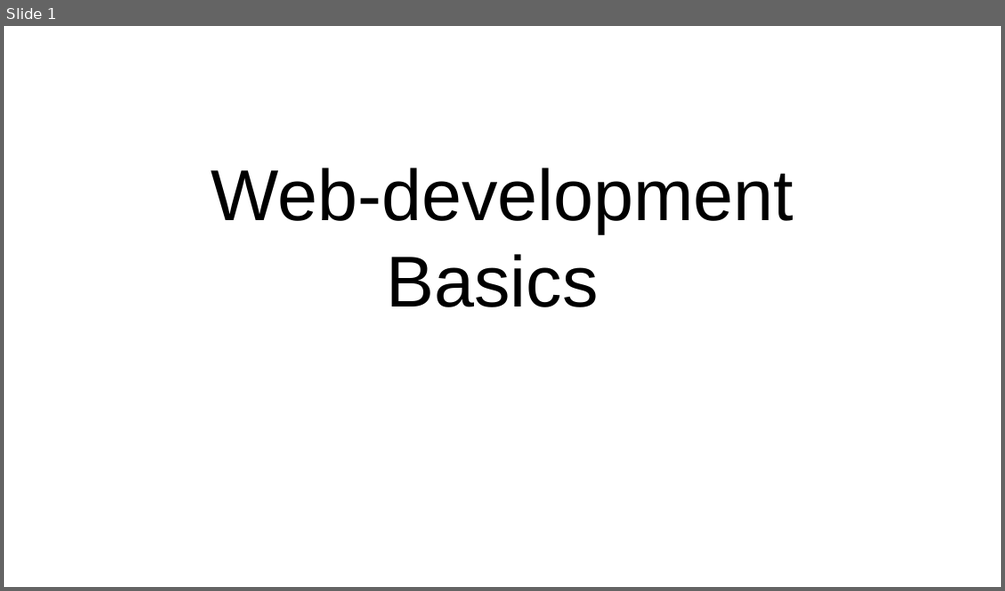
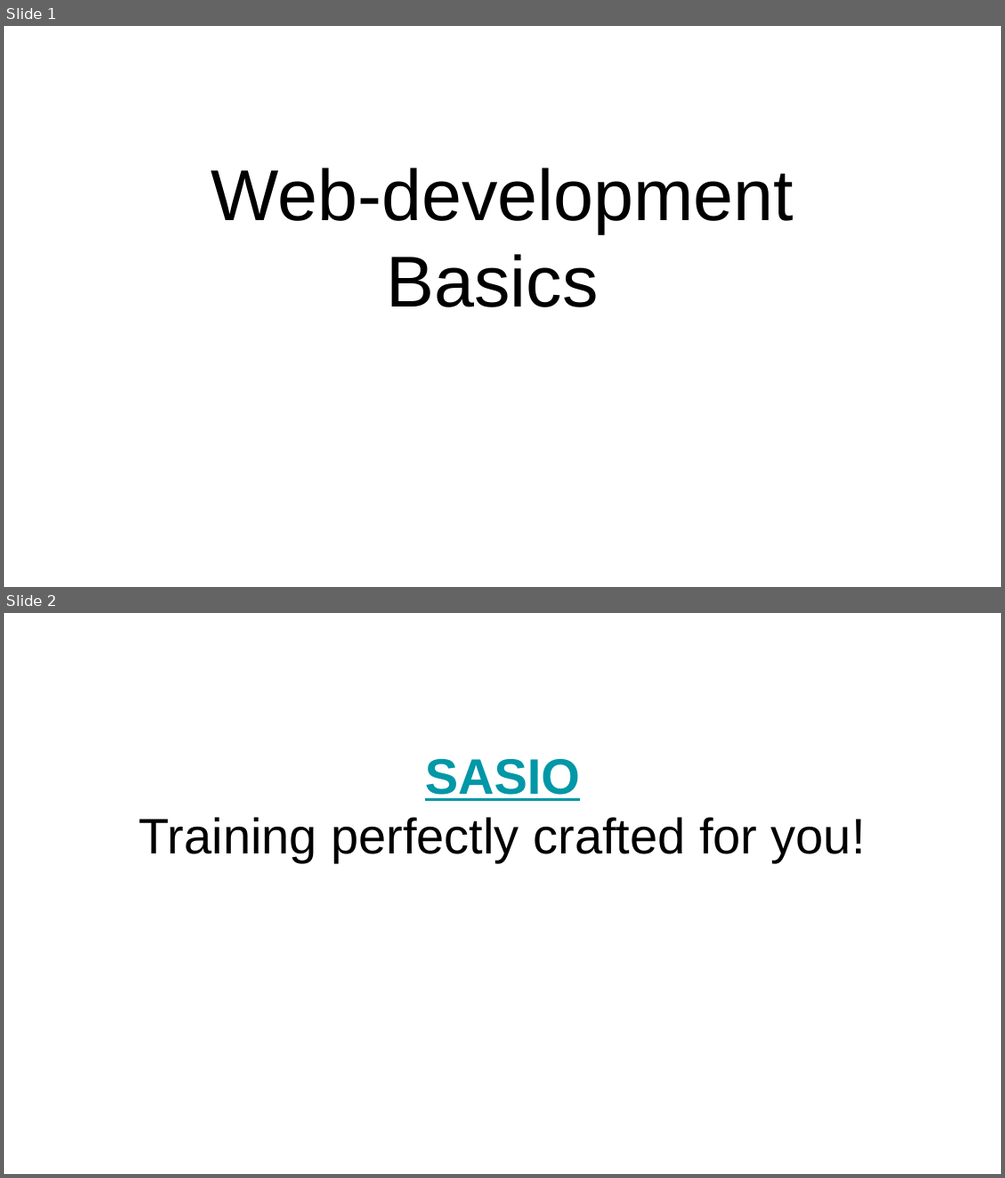
Before and after one commit to kabeertest/webkit, a slide deck: web development .pptx. Shown one above the other, each under a label of ours: slide 1 before the commit, slides 1 and 2 after it. The pictures are 1005x591 and 1005x1178 pixels, drawn with LibreOffice and Linux fonts; fonts in the diff are those of the drawing. Boxes give left, top, right and bottom in pixels: in the first picture for what was removed or moved away, otherwise in the second. Text is boxed around its words. In the diff, an @@ line names an element or a change of style, - is before the commit and + after.

```diff
--- a/web development .pptx
+++ b/web development .pptx
@@ slide 2 added at (4, 613, 1001, 1174), background #FFFFFF @@
@@ title added at (139, 759, 866, 862), 36 pt, text #000000 @@
+SASIO
+Training perfectly crafted for you!
```
Also in this commit, not shown: 1 slide changed.
